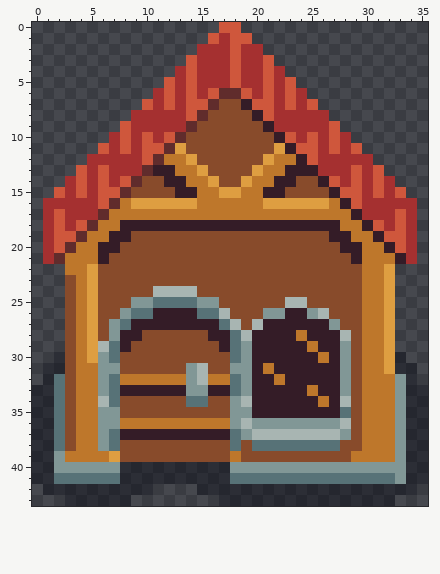
Pixel-art file -- Assets/Sprites/House_1.aseprite. Above is the file before it was changed.
36x44 pixels, 1 frame.
The result:
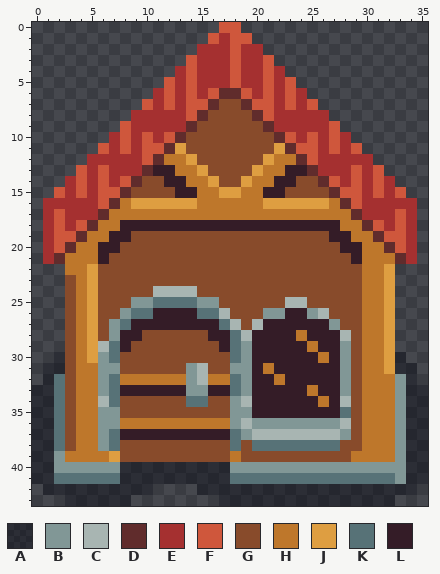
Palette (. is transparent): A #090a146b  B #819796  C #a8b5b2  D #602c2c  E #a53030  F #cf573c  G #884b2b  H #be772b  J #de9e41  K #577277  L #341c27
Change:
--- layer "Layer 1"
@@ x 17..35 @@
  6 DDFEFEFE...........
- 7 GGLFFEFEF..........
- 8 GGGLFEEEEE.........
- 9 GGGGLEEEEEF........
-10 GGGGGLFEFEFE.......
-11 GGGGGJLFFEFEF......
-12 GGGGJHHLFEEEEE.....
-13 GGGJHHLLLEEEFEF....
-14 GGJHHLLGGLFEFEFE...
-15 JJHHLLGGGGLFFEFEF..
-16 HHHHJJJJJJHLFEEEEE.
-17 HHHHHHHHHHHHLEEEFE.
-18 LLLLLLLLLLLHHLFEFE.
-19 GGGGGGGGGGLLHHLFFE.
-20 GGGGGGGGGGGLLHHLFE.
-21 GGGGGGGGGGGGLHHHLE.
+ 7 GGDFFEFEF..........
+ 8 GGGDFEEEEE.........
+ 9 GGGGDEEEEEF........
+10 GGGGGDFEFEFE.......
+11 GGGGGJDFFEFEF......
+12 GGGGJHHDFEEEEE.....
+13 GGGJHHLLDEEEFEF....
+14 GGJHHLLGGDFEFEFE...
+15 JJHHLLGGGGDFFEFEF..
+16 HHHHJJJJJJHDFEEEEE.
+17 HHHHHHHHHHHHDEEEFE.
+18 LLLLLLLLLLLHHDFEFE.
+19 GGGGGGGGGGLLHHDFFE.
+20 GGGGGGGGGGGLLHHDFE.
+21 GGGGGGGGGGGGLHHHDE.
 22 GGGGGGGGGGGGGHHJ...
Pixel boxes of the changes (left, top, right, bottom) in both pictures:
changed: (241, 99, 406, 264)
